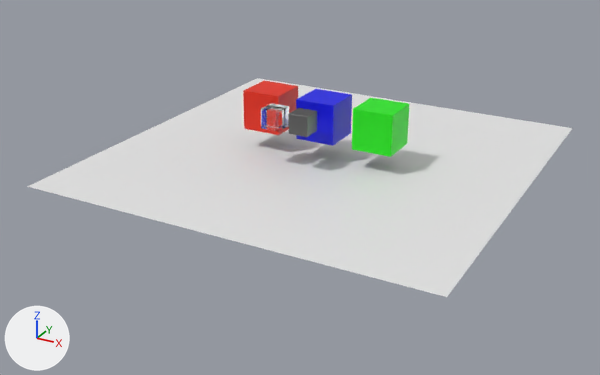
An edit to the Blender file public/Scene/Scene.blend, drawn before and after from the same camera.
Rendered twice from a 50 mm lens placed at (8.8, -17.22, 7.58), pointed at (-0.27, -0.73, -0.67). Every picture has the same lights, and +X, +Y and +Z are marked at lower left.
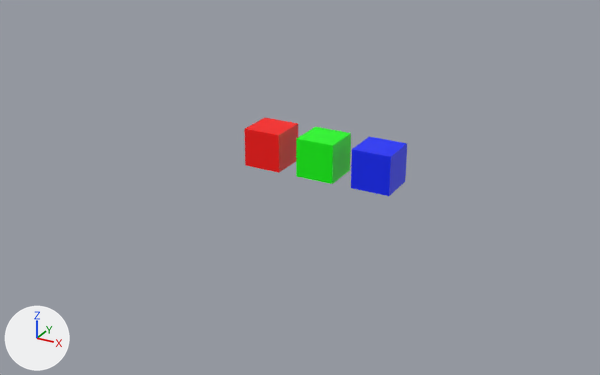
Edits to the scene script, one JSON object a line:
```json
{"op": "set", "path": "mat_material_001.base_color", "old": "(0.0, 0.00141, 0.8)", "new": "(1.0, 0.00141, 0.0)", "note": "blue #0005e7 -> red #ff0500"}
{"op": "set", "path": "mat_material_002.base_color", "old": "(0.00732, 0.8, 0.0)", "new": "(0.0, 1.0, 0.0)", "note": "green #15e700 -> green #00ff00"}
{"op": "set", "path": "mat_material_003.base_color", "old": "(0.181, 0.181, 0.181)", "new": "(0.0, 0.0182, 1.0)", "note": "grey #767676 -> blue #0025ff"}
{"block": "me_cube_003", "where": "me_cube_003.from_pydata(...)  # 8 vertices, 6 faces; spans x -0.25..0.25, y -0.25..0.25, z -0.25..0.25"}
{"block": "me_cube_003", "where": "# used by ob_cube_003; location = (0.0, -1.09, 1.19)"}
{"block": "me_cube_003", "change": "me_cube_003 part 1: the whole mesh is scaled about its middle by 2"}
{"op": "remove", "block": "ob_plane", "code": ["ob_plane = bpy.data.objects.new('Plane', me_plane)", "ob_plane.location = (0.0, 0.0, 0.0)"]}
{"op": "remove", "block": "ob_cube", "code": ["ob_cube = bpy.data.objects.new('Cube', me_cube)", "ob_cube.location = (-1.5, 0.0, 1.0)"]}
{"op": "set", "path": "ob_cube_001.location", "old": "(0.0, 0.0, 1.0)", "new": "(-1.5, 0.0, 0.0)"}
{"op": "set", "path": "ob_cube_002.location", "old": "(1.5, 0.0, 1.0)", "new": "(0.0, 0.0, 0.0)"}
{"op": "remove", "block": "ob_cube_003", "code": "_m = ob_cube_003.modifiers.new('Bevel', 'BEVEL')"}
{"op": "remove", "block": "ob_cube_003", "code": "_m.width = 0.02"}
{"op": "remove", "block": "ob_cube_003", "code": "_m.width_pct = 0.02"}
{"op": "remove", "block": "ob_cube_003", "code": "_m.segments = 4"}
{"op": "set", "path": "ob_cube_003.location", "old": "(0.0, -1.09, 1.19)", "new": "(1.5, 0.0, 0.0)"}
{"op": "remove", "block": "ob_cube_004", "code": ["ob_cube_004 = bpy.data.objects.new('Cube.004', me_cube_004)", "ob_cube_004.location = (-0.75, -1.09, 1.19)", "_m = ob_cube_004.modifiers.new('Bevel', 'BEVEL')", "_m.width = 0.02", "_m.width_pct = 0.02", "_m.segments = 4"]}
```

Location of each change, (x1, y1, x2, y2) in pixels of the pictures (600 x 375 px):
```json
{"object": "Plane", "change": "deleted", "before": [27, 78, 572, 297]}
{"object": "Cube.002", "change": "recoloured, moved", "before": [352, 98, 409, 157], "after": [296, 127, 351, 184]}
{"object": "Cube.001", "change": "recoloured, moved", "before": [296, 89, 352, 146], "after": [244, 118, 298, 173]}
{"object": "Cube.003", "change": "recoloured, mesh rescaled, moved, modifiers changed", "before": [288, 108, 317, 137], "after": [351, 137, 407, 196], "on screen": "90% wider, 100% taller"}
{"object": "Cube", "change": "deleted", "before": [243, 81, 298, 135], "on screen": "red"}
{"object": "Cube.004", "change": "deleted", "before": [261, 103, 289, 132]}
```
